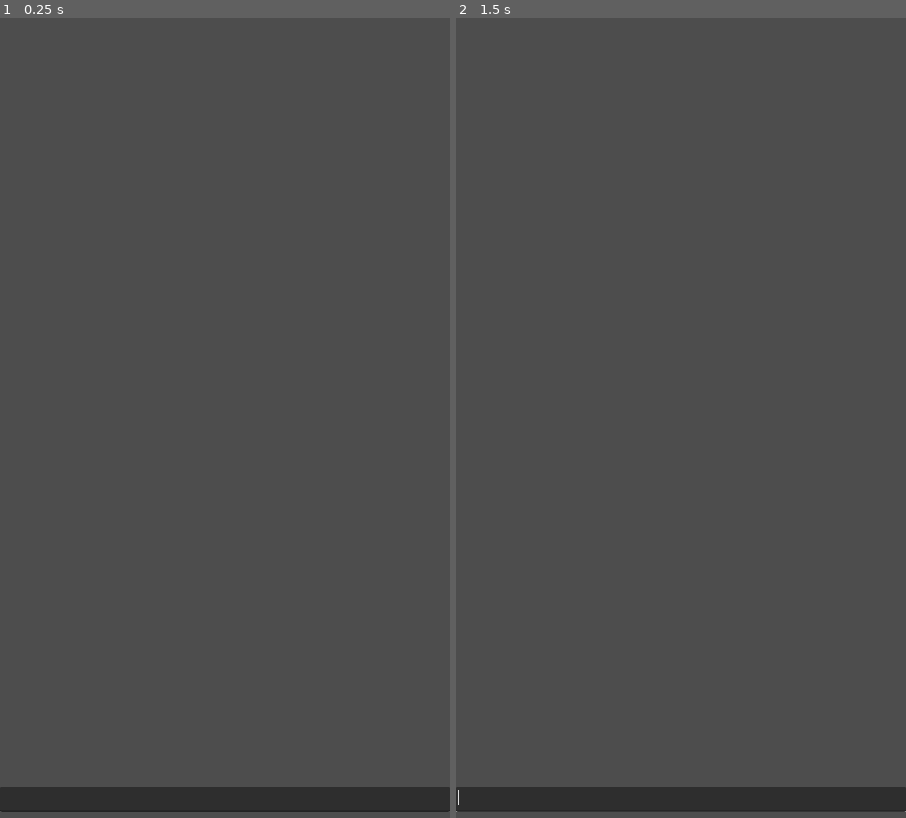
Above: before the commit, frames 1-2 (left to right).
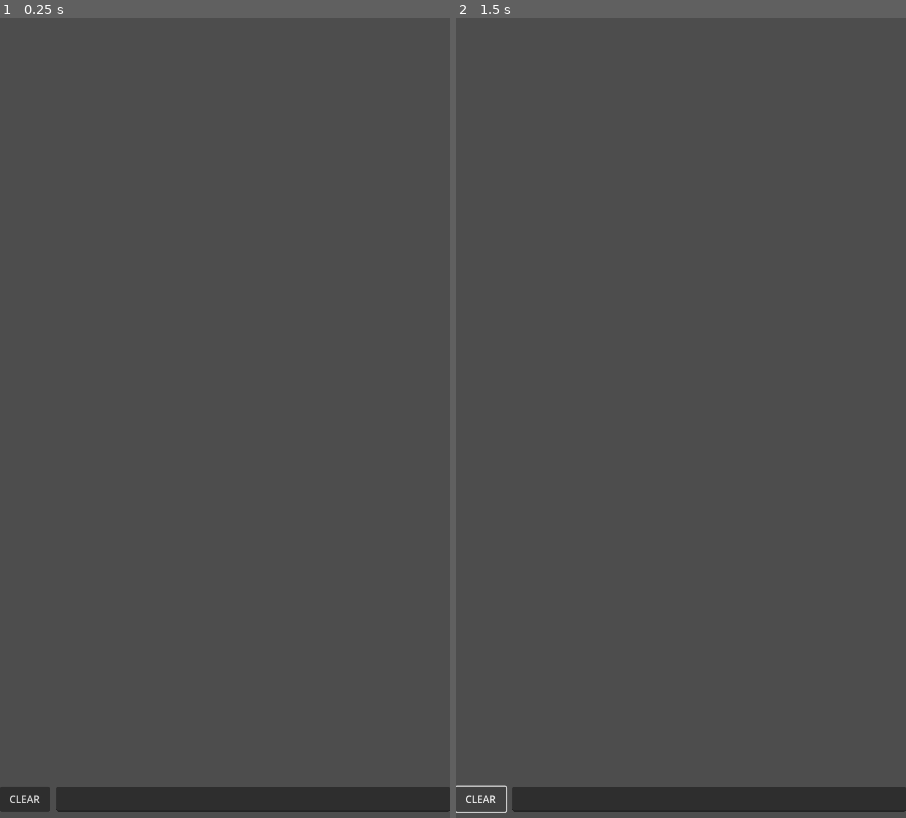
Above: after the commit, the same moments.

Repository: 0-5788719150923125/praxis
Game: Godot game, scene res://scenes/main.tscn
The game is run twice, just before and just after one commit, with the same random seed, the same clock (stepped at 60 frames per second) and the same inputs.
Inputs (mouse positions are in pixels of both pictures, inside the frame that each line leads up to):
- Up to frame 1 (0.25 s): no input
- Up to frame 2 (1.5 s): click (483, 802) at 0.5 s, where only the run after the commit has a clickable "CLEAR"; click (483, 802) at 1.25 s, where only the run after the commit has a clickable "CLEAR"

The runs differ from the first frame. In frame 1, less than 0.1% of the frame differs, in the area x 2-13%, y 96-100%; in frame 2, 0.2%, in the area x 0-100%, y 95-100%.

Commit message:
fix chatml handling

Diff:
--- a/axis/scenes/chat_interface.tscn
+++ b/axis/scenes/chat_interface.tscn
@@ -48,6 +48,13 @@
 grow_horizontal = 2
 grow_vertical = 0
 mouse_filter = 2
+theme_override_constants/separation = 10
+
+[node name="ClearButton" type="Button" parent="UIRoot/InputContainer"]
+custom_minimum_size = Vector2(80, 0)
+layout_mode = 2
+size_flags_vertical = 3
+text = "CLEAR"
 
 [node name="TextEdit" type="TextEdit" parent="UIRoot/InputContainer"]
 layout_mode = 2
--- a/axis/scripts/chat_interface.gd
+++ b/axis/scripts/chat_interface.gd
@@ -9,6 +9,7 @@
 @onready var scroll_container = $UIRoot/ScrollContainer
 @onready var message_container = $UIRoot/ScrollContainer/MessageContainer
 @onready var input_field = $UIRoot/InputContainer/TextEdit
+@onready var clear_button = $UIRoot/InputContainer/ClearButton
 @onready var http_request = $UIRoot/HTTPRequest
 @onready var background_touch = $BackgroundTouch
 @onready var input_container = $UIRoot/InputContainer
@@ -29,6 +30,28 @@
 	# Make sure background touch can receive input
 	background_touch.mouse_filter = Control.MOUSE_FILTER_STOP
 
+func _setup_signals():
+	http_request.request_completed.connect(_on_request_completed)
+	get_tree().root.size_changed.connect(_on_window_resize)
+	input_field.gui_input.connect(_on_input_gui_input)
+	input_field.focus_entered.connect(_on_focus_entered)
+	input_field.focus_exited.connect(_on_focus_exited)
+	background_touch.gui_input.connect(_on_background_touch)
+	clear_button.pressed.connect(_on_clear_button_pressed)
+
+func _on_clear_button_pressed() -> void:
+	# Clear the conversation history
+	clear_chat_history()
+
+func clear_chat_history() -> void:
+	# Clear all messages from the UI
+	for child in message_container.get_children():
+		child.queue_free()
+	# Clear the prompt manager history
+	prompt_manager.clear_history()
+	# Clear the input field if it has any text
+	input_field.text = ""
+
 func _on_window_resize():
 	var current_height = get_viewport().get_visible_rect().size.y
 	if current_height >= initial_viewport_height and is_keyboard_visible:
@@ -36,14 +59,6 @@
 
 	_setup_layout()
 	_update_message_sizes()
-
-func _setup_signals():
-	http_request.request_completed.connect(_on_request_completed)
-	get_tree().root.size_changed.connect(_on_window_resize)
-	input_field.gui_input.connect(_on_input_gui_input)
-	input_field.focus_entered.connect(_on_focus_entered)
-	input_field.focus_exited.connect(_on_focus_exited)
-	background_touch.gui_input.connect(_on_background_touch)
 
 func _setup_layout():
 	_update_input_position(is_keyboard_visible)
@@ -134,21 +149,6 @@
 	if error != OK:
 		add_message("Error connecting to server", false)
 
-func _extract_last_response(full_response: String) -> String:
-	if full_response.strip_edges().is_empty():
-		return "Error: Empty response from server"
-
-	var parts = full_response.split("PEN:", false)
-	if parts.size() <= 0:
-		return "Error: Malformed response"
-
-	var response = parts[-1].strip_edges()
-	var ink_index = response.find("INK:")
-	if ink_index != -1:
-		response = response.substr(0, ink_index).strip_edges()
-
-	return "Error: No valid response content" if response.strip_edges().is_empty() else response
-
 func _on_request_completed(result: int, response_code: int, headers: PackedStringArray, body: PackedByteArray):
 	if result != HTTPRequest.RESULT_SUCCESS:
 		add_message("Failed to get response from server (Result Error)", false)
@@ -168,8 +168,3 @@
 	var response = json.get_data().get("response")
 	prompt_manager.add_message("PEN", response)
 	add_message(response, false)
-
-func clear_chat_history():
-	for child in message_container.get_children():
-		child.queue_free()
-	prompt_manager.clear_history()
Not shown, changed: axis/export_presets.cfg
Not shown, changed: api.py
